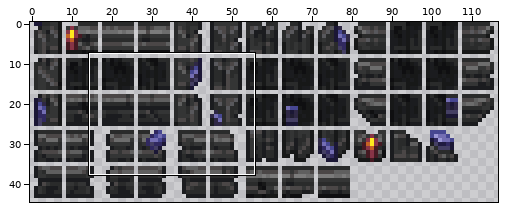
Two states of a sprite sheet, Sources/Modules/Yggdrasil/YggdrasilTown/Tiles/LampWood/LampWood_Wood_Tile.png. Above, an overview of the earlier version with the close-up marked.
Close-up. Old version:
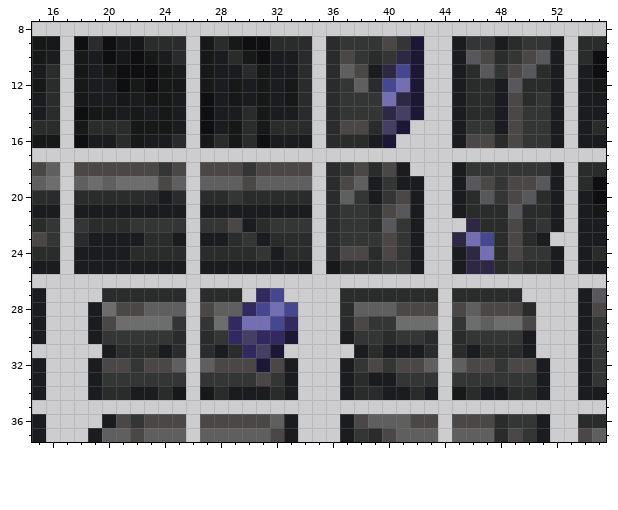
The file is 234x90 pixels, drawn in blocks of 2x2; one block is one cell here. Colours within 5 levels of each other are drawn and written as one. Shown: x 15..55, y 8..37.
Now the later version:
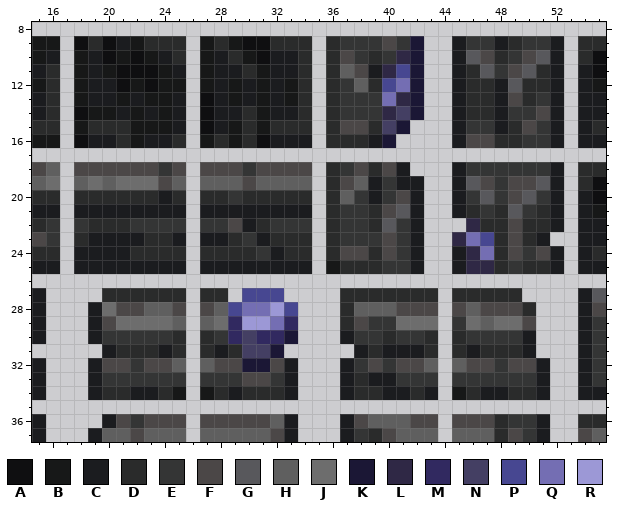
Palette (. is transparent): A #0f0f11  B #171818  C #1b1c1f  D #2a2b2b  E #343535  F #4b4747  G #58585c  H #5f5f5f  J #6d6d6d  K #1b1735  L #2f2845  M #312960  N #443f63  P #474791  Q #746eb3  R #9c98d6
The exact change:
@@ x 47..53 @@
 13 DCFDEC.
-14 DCFEEC.
-15 ECFEEC.
-16 FDFEEC.
+14 DCEEFC.
+15 ECDFEC.
+16 FDDEEC.
 17 .......
@@ x 15..55 @@
 19 HJ.HJHJJJFH.HHHFHHHH.DFHCECC..CGFEFFGC.DA
-20 DD.DDDDDDCD.DDEDDDDD.DHECEFC..CDGEFGDC.CA
-21 CC.CCCCCCCC.CCCCCCCC.DEEDFGC..CDDDGDDC.CB
-22 DE.EDDDEEEE.EEFCDEEE.DEEDGEC...LDDFDEC.CC
+20 DD.DDDDDDCD.DDEDDDDD.DHECEFC..CEGEFGEC.CA
+21 CC.CCCCCCCC.CCCCCCCC.DEEDFGC..CDEDGEDC.CB
+22 DE.EDDDEEEE.EEFCDEEE.DEEDGEC...LDDFDDC.CC
 23 FE.DCCCCDDC.CCDECDDD.DEEEFEC..LQPDFDC..CC
-24 DD.CCCCDDDD.DDDDECDD.DFFDFEC..CLQDFEEC.CD
+24 DD.CCCCDDDD.DDDDECDD.DFFDFEC..CLQDFEFC.CD
 25 CC.CCCCCCCC.CCCCCCCC.BDDDEEC..CLLDEDDC.CC
 26 .........................................
-27 C....DDDDDD.DDD.MP....DDDDDDD.DDDDD....CG
-28 C...CJFFHHH.FHHMPQP...DHHHFFF.FHFFFD...CF
-29 C...CFJJJJE.EJMQQPM...DFEEJJJ.EJHJJF...CE
+27 C....DDDDDD.DD.PPP....DDDDDDD.DDDDD....CG
+28 C...CJFFHHF.FHPQQRP...DHHHFFF.FHFFFD...CF
+29 C...CFJJJJH.HJMRRQM...DFEEJJJ.EJHJJF...CE
 30 C...CEEEEED.DEMNMMK...CEEDEED.DEEEEC...CE
-31 .....CDDDCD.DCDMNK.....CDCCCD.DCDDDC...CE
-32 C...CFFEFFH.HFFFKFC...CEFEFFH.HFFEFFC..CE
-33 C...CEEEEEE.EEEEFEC...CDCCEEE.EEEEEEC..CE
-34 C...CDDCCDB.BDCCCDC...CDDCCDC.BDCCDDC..CC
+31 .....CDDDCD.DCDNNK.....CDCCCD.DCDDDC...CE
+32 C...CFFEFFH.HFFKKFC...CEFEFFH.HFFEFFC..CE
+33 C...CEEEEEE.EEEFFEC...CDCCEEE.EEEEEEC..CE
+34 C...CDDCCDB.BDCDDDC...CDDCCDC.BDCCDDC..CC
 35 .........................................
Changed places in both close-ups, as pixel boxes (x1, y1, x2, y2):
changed: (508, 106, 550, 148)
changed: (466, 190, 550, 260)
changed: (172, 288, 284, 400)
